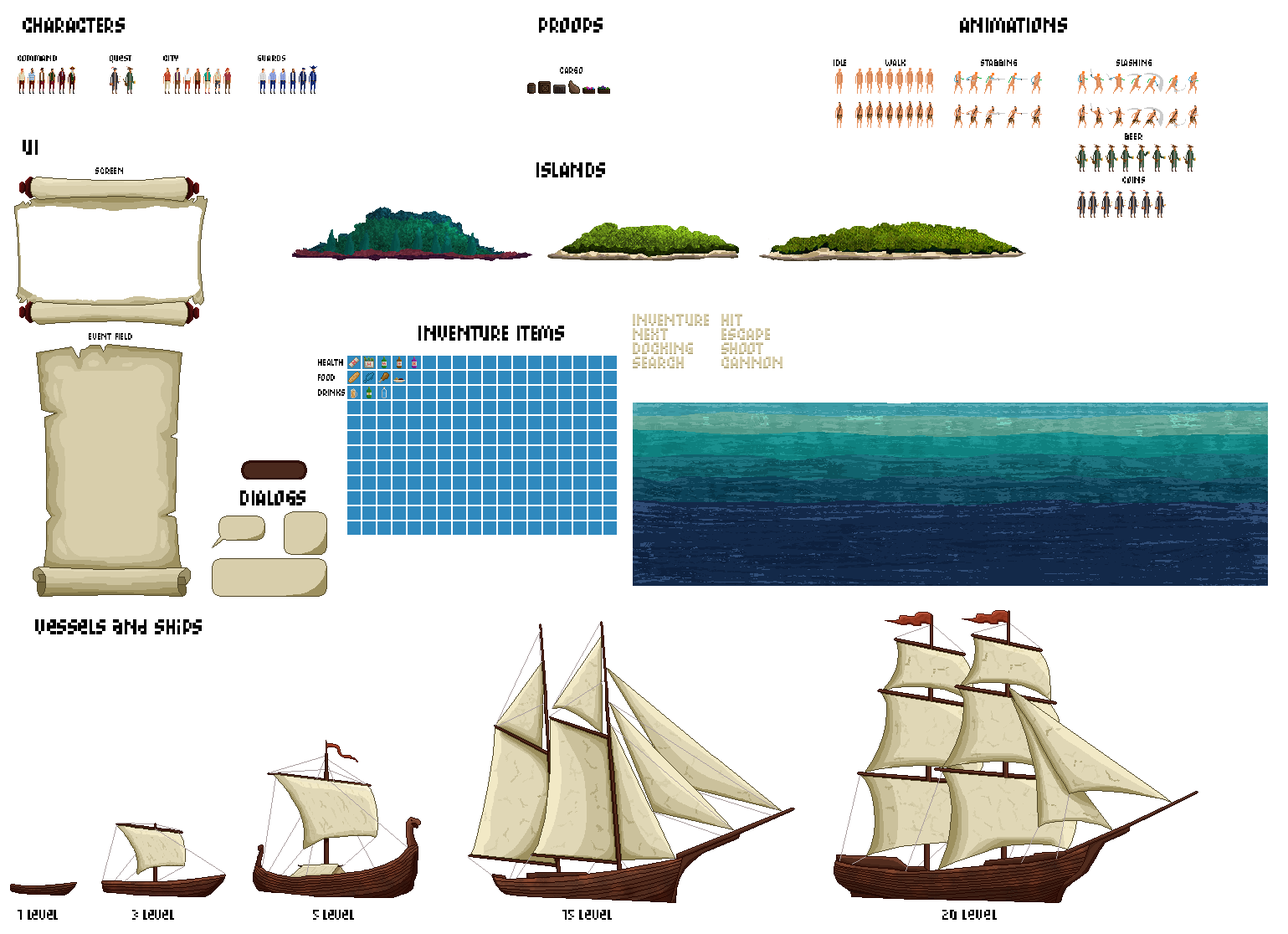
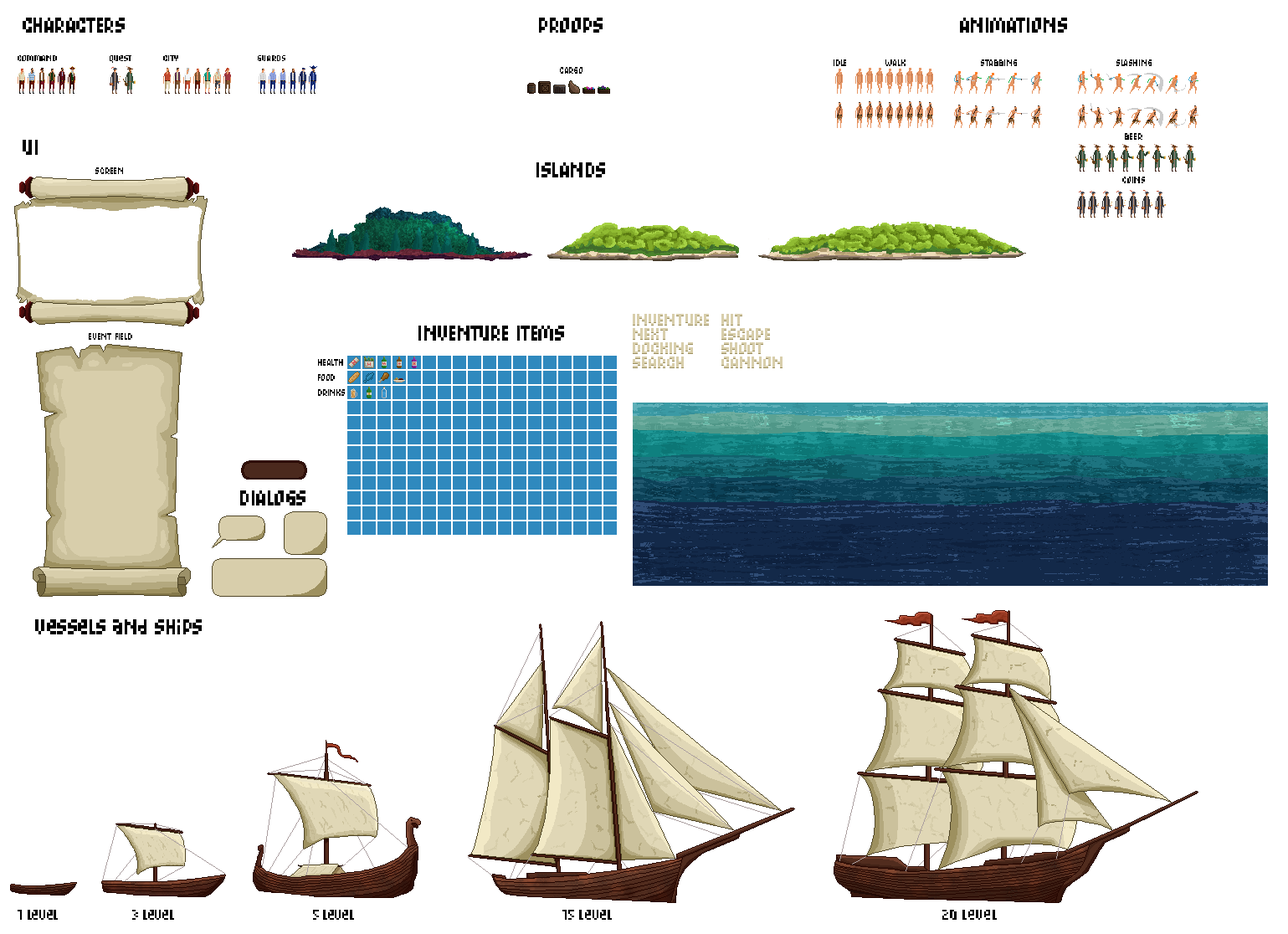
The second (1288, 934) image is a revision of the first. Changes to its layers:
painted on "Islands" over [left=547, top=221, right=1027, bottom=262]
